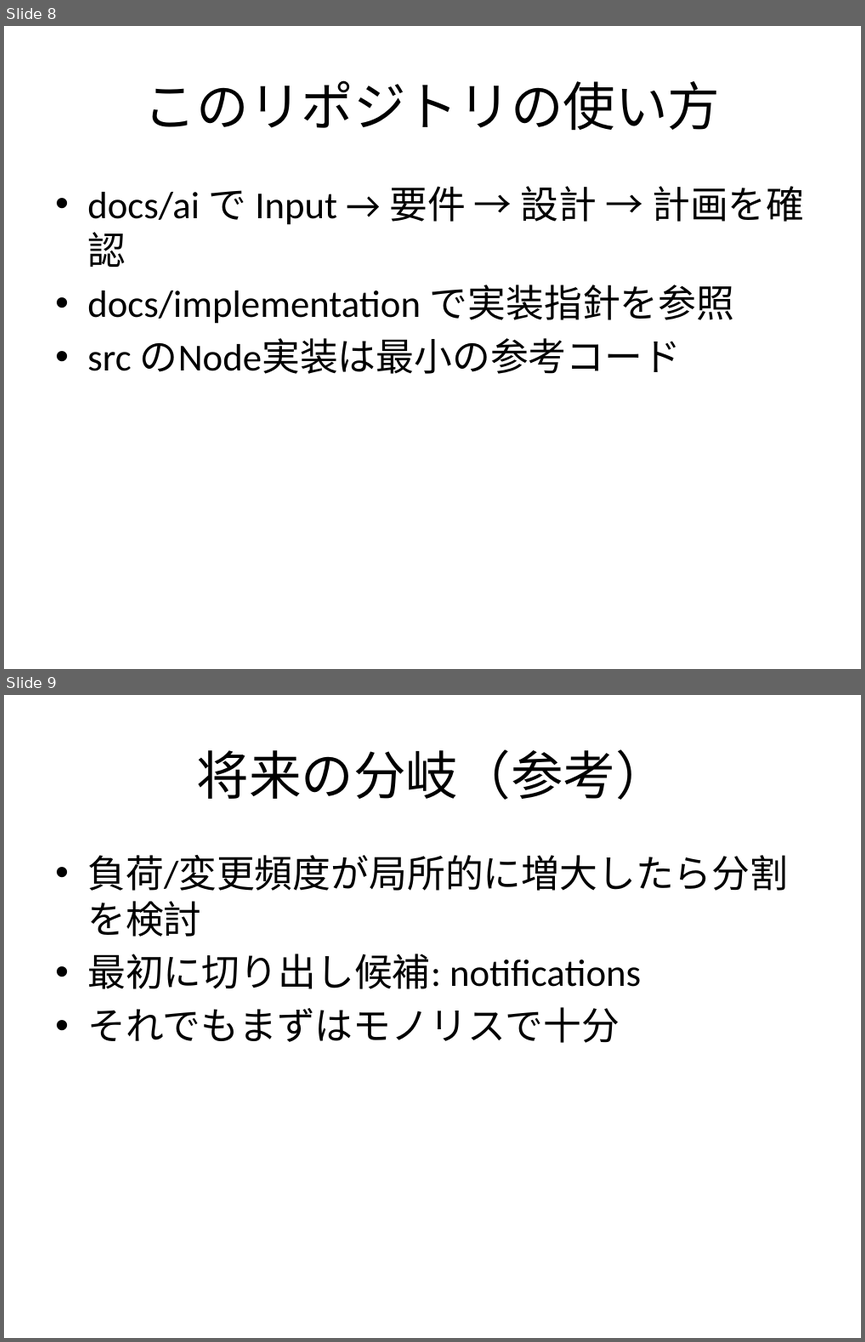
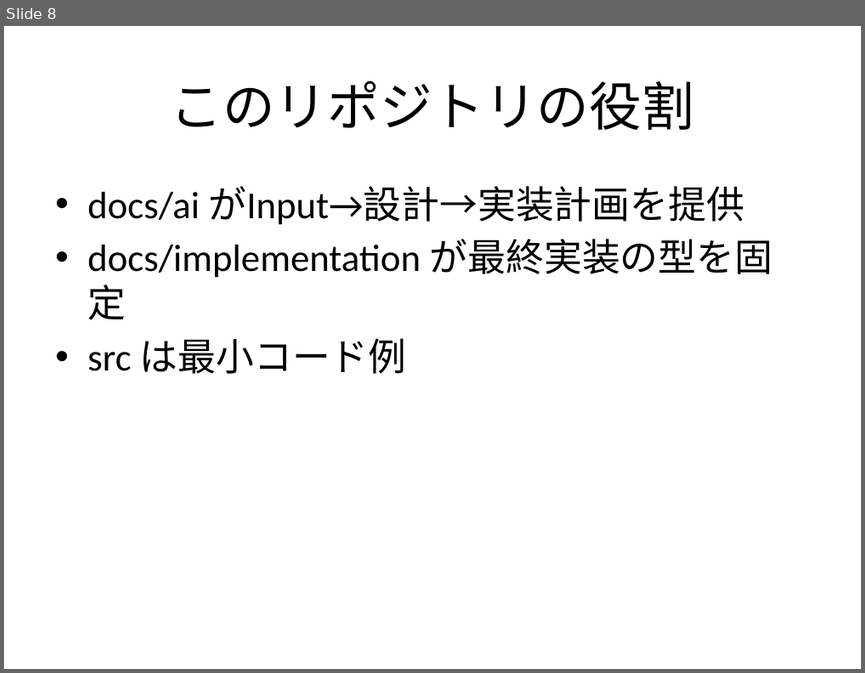
Before and after one commit to ttoaistudio/ai-driven-development, a slide deck: slides/ai-driven-development-intent.pptx. Shown one above the other, each under a label of ours: slides 8 and 9 before the commit, slide 8 after it. The pictures are 865x1342 and 865x673 pixels, drawn with LibreOffice and Linux fonts; fonts in the diff are those of the drawing. Boxes give left, top, right and bottom in pixels: in the first picture for what was removed or moved away, otherwise in the second. Text is boxed around its words. In the diff, an @@ line names an element or a change of style, - is before the commit and + after.

Commit message:
Reframe docs and slides for downstream-driven clean architecture

```diff
--- a/slides/ai-driven-development-intent.pptx
+++ b/slides/ai-driven-development-intent.pptx
@@ slide 9 removed at (x1=4, y1=695, x2=861, y2=1338), background #FFFFFF @@
@@ title removed at (x1=197, y1=749, x2=668, y2=800) @@
-将来の分岐（参考）
@@ text removed at (x1=87, y1=855, x2=788, y2=1043) @@
-• 負荷/変更頻度が局所的に増大したら分割を検討
-• 最初に切り出し候補: notifications
-• それでもまずはモノリスで十分
@@ slide 8 changed as well @@
@@ title at (x1=171, y1=80, x2=694, y2=130): text changed @@
-このリポジトリの使い方
+このリポジトリの役割
@@ text at (x1=87, y1=186, x2=772, y2=374): text changed @@
-• docs/ai で Input → 要件 → 設計 → 計画を確認
-• docs/implementation で実装指針を参照
-• src のNode実装は最小の参考コード
+• docs/ai がInput→設計→実装計画を提供
+• docs/implementation が最終実装の型を固定
+• src は最小コード例
```
Also in this commit, not shown: 2 other slides changed, 6 slides added, 5 other slides removed, 5 other files.
